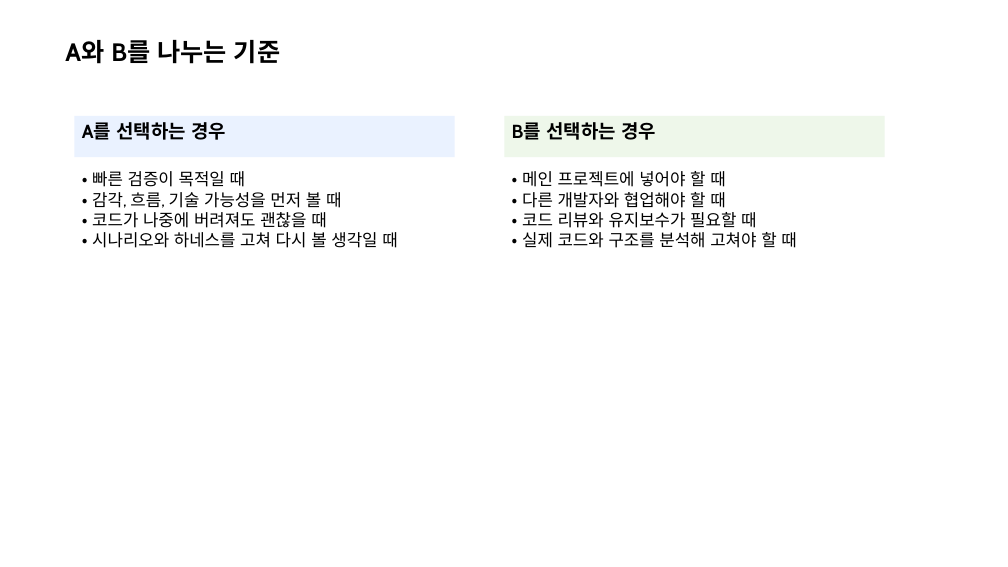
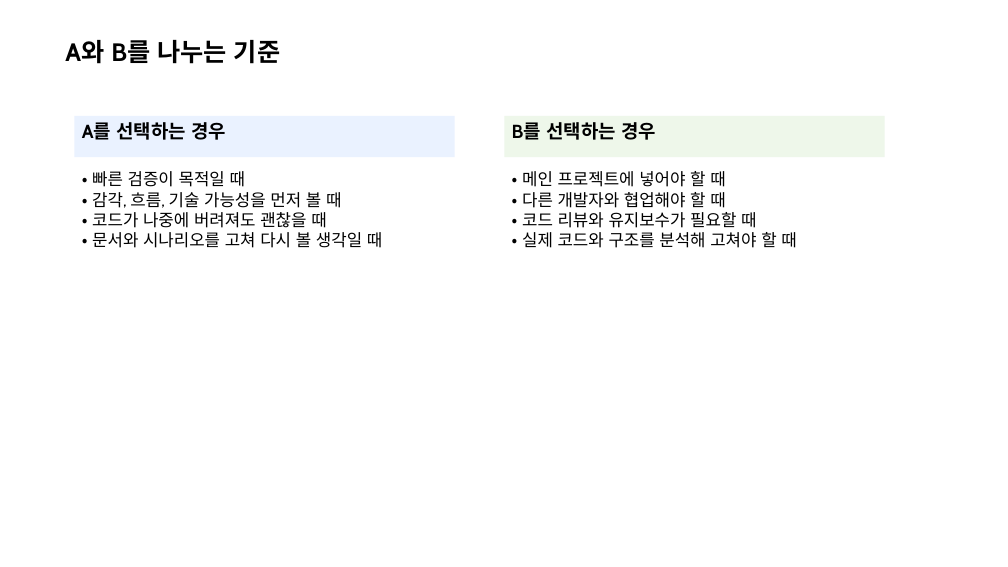
Before and after one commit to naming-sense/wildpaw-arena, a slide deck: slide 3 of docs/ai-game-dev-guidelines-team-one-page.pptx. Drawn at 1008x567 pixels with LibreOffice and Linux fonts; fonts in the diff are those of the drawing. Boxes give left, top, right and bottom in pixels: in the first picture for what was removed or moved away, otherwise in the second. Text is boxed around its words. In the diff, an @@ line names an element or a change of style, - is before the commit and + after.

```diff
--- a/docs/ai-game-dev-guidelines-team-one-page.pptx
+++ b/docs/ai-game-dev-guidelines-team-one-page.pptx
@@ text at [92,232,382,248]: text changed @@
-• 시나리오와 하네스를 고쳐 다시 볼 생각일 때
+• 문서와 시나리오를 고쳐 다시 볼 생각일 때
```
Also in this commit, not shown: 5 other slides changed, 4 other files.
